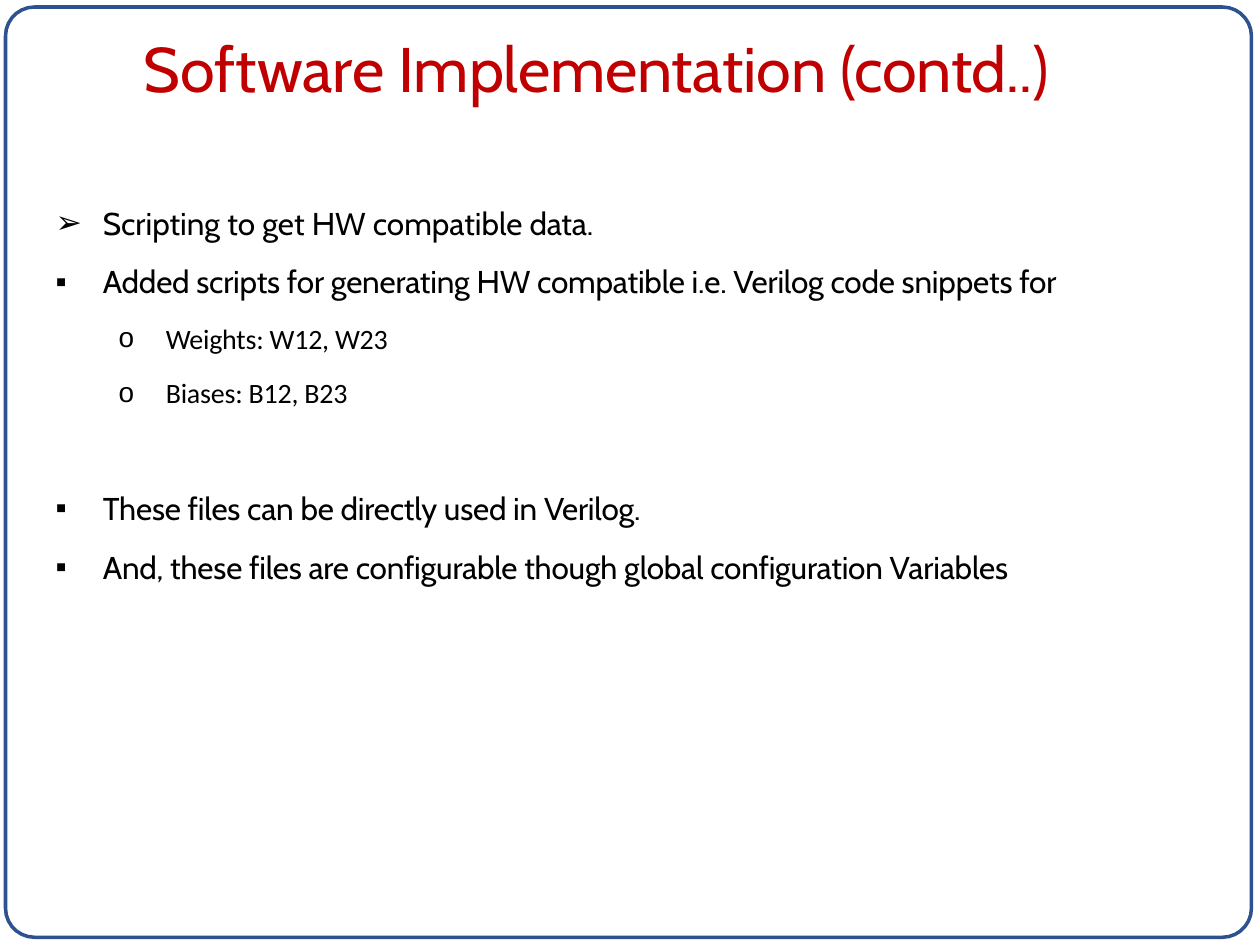
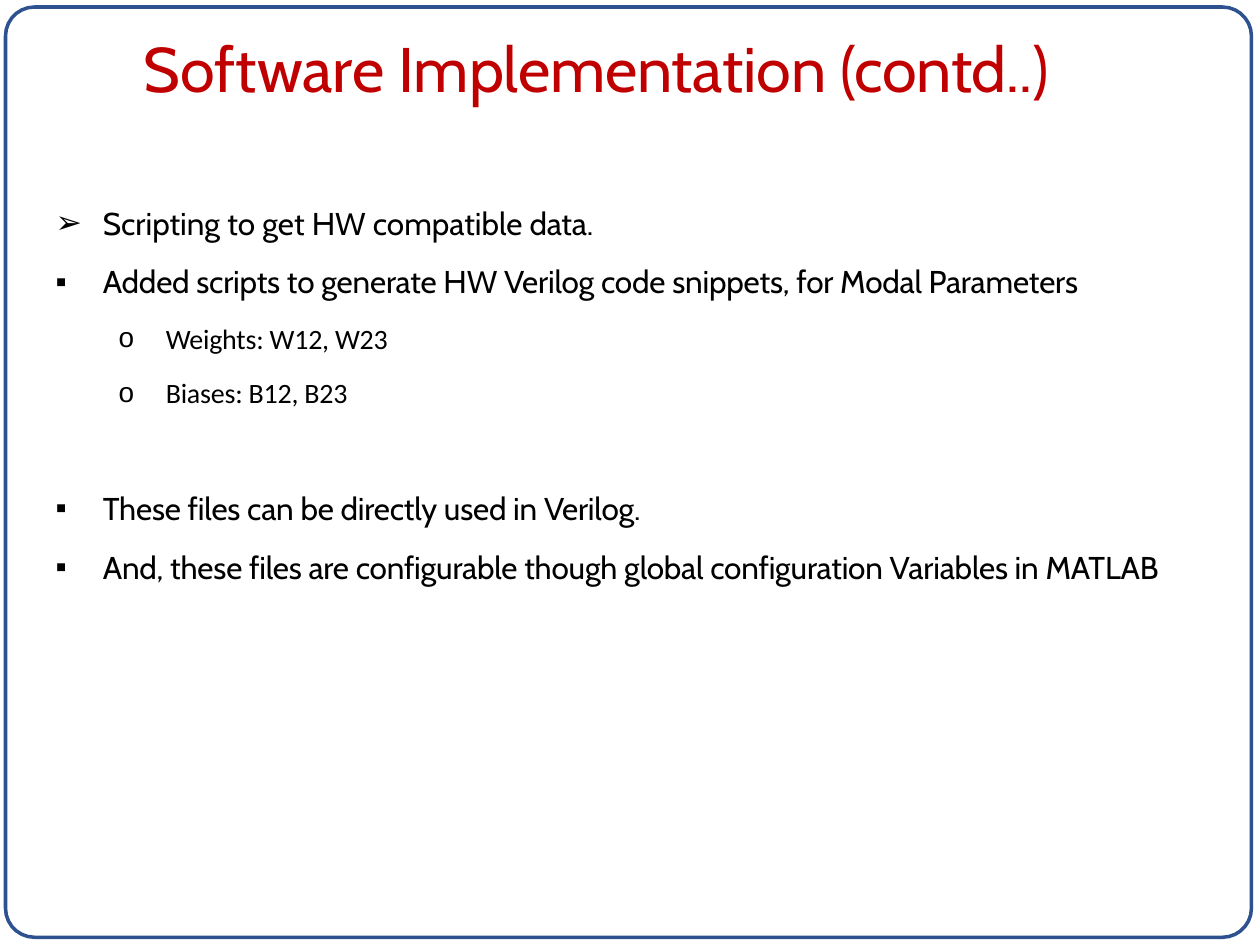
Before and after one commit to pvrajeshkumar/IISC_DVLSI_ML_Project, a slide deck: slide 6 of Project_Report/ASIC for Neural Network inference_P_V_Rajesh_Kumar.pptx. Drawn at 1260x945 pixels with LibreOffice and Linux fonts; fonts in the diff are those of the drawing. Boxes give left, top, right and bottom in pixels: in the first picture for what was removed or moved away, otherwise in the second. Text is boxed around its words. In the diff, an @@ line names an element or a change of style, - is before the commit and + after.

```diff
--- a/Project_Report/ASIC for Neural Network inference_P_V_Rajesh_Kumar.pptx
+++ b/Project_Report/ASIC for Neural Network inference_P_V_Rajesh_Kumar.pptx
@@ text at bbox=[103, 269, 1078, 300]: text changed @@
-▪ Added scripts for generating HW compatible i.e. Verilog code snippets for
+▪ Added scripts to generate HW Verilog code snippets, for Modal Parameters
@@ text at bbox=[103, 555, 1159, 586]: text changed @@
-▪ And, these files are configurable though global configuration Variables
+▪ And, these files are configurable though global configuration Variables in MATLAB
```
Also in this commit, not shown: 6 other slides changed.
